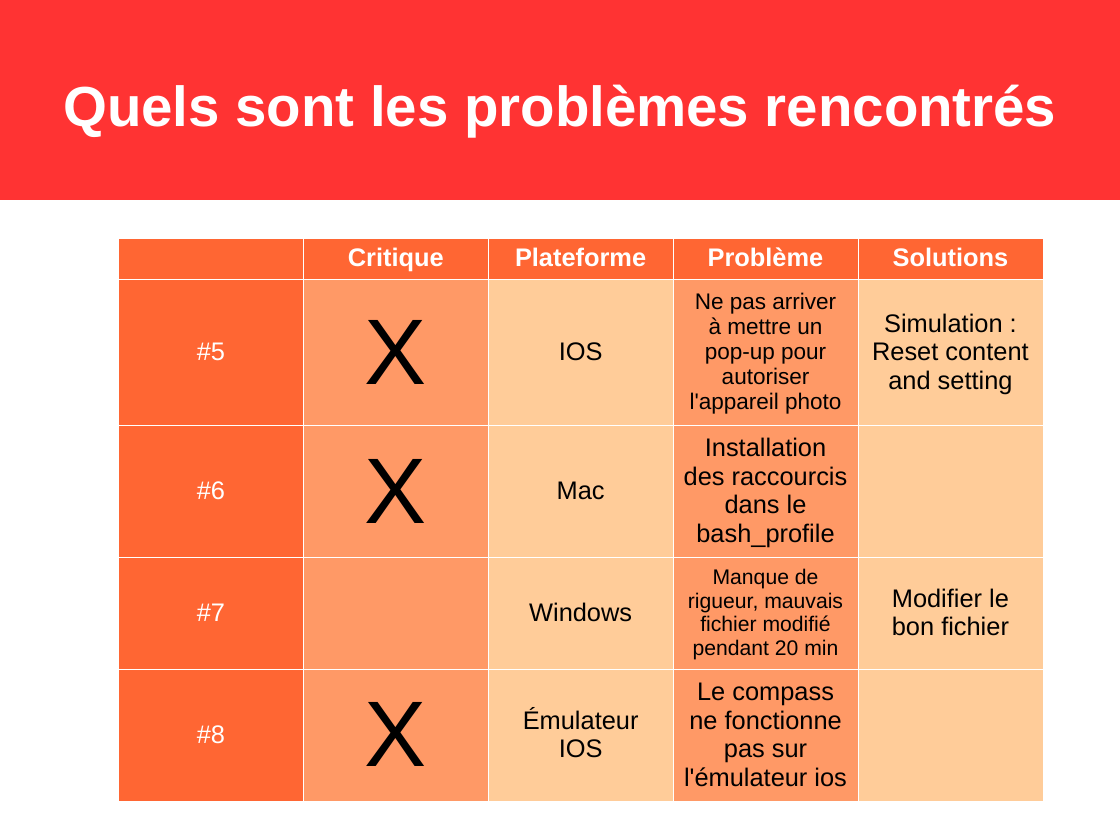
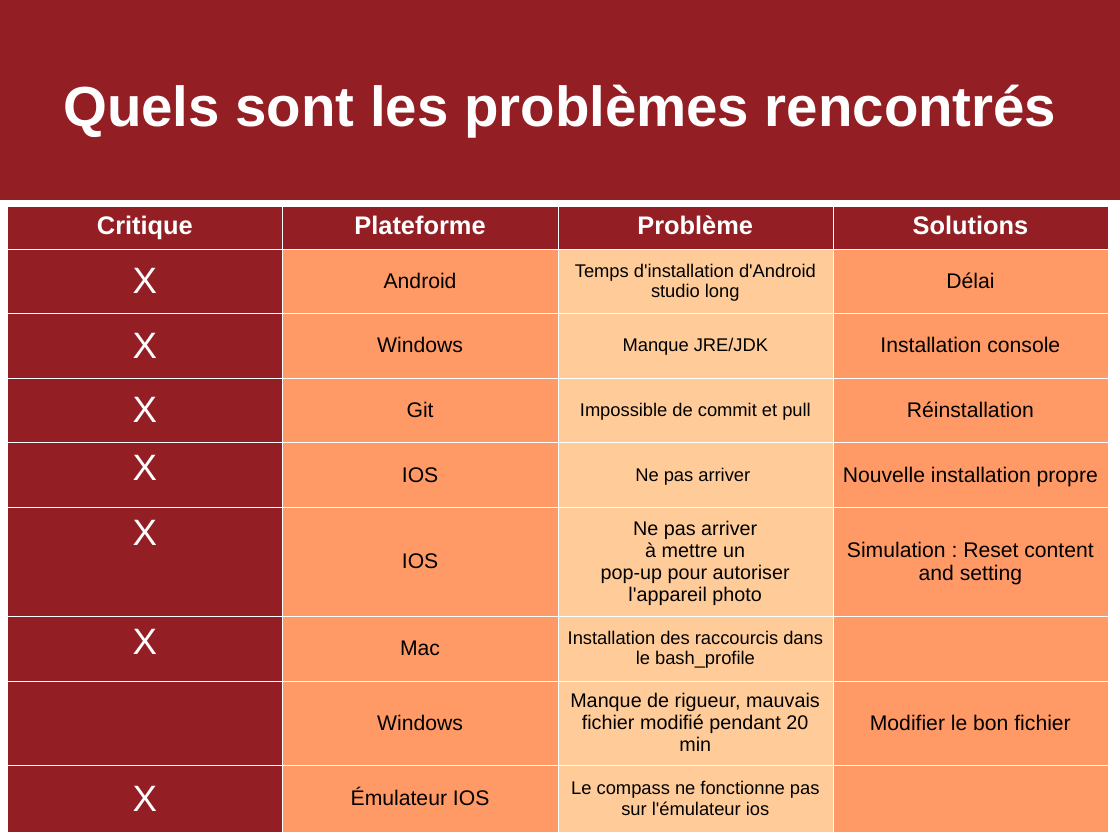
Before and after one commit to psykocatisgod/iesa2016-a3-mobile-tano, a slide deck: slide 1 of sources/problems.odp (slide 2 before the commit). Drawn at 1120x840 pixels with LibreOffice and Linux fonts; fonts in the diff are those of the drawing. Boxes give left, top, right and bottom in pixels: in the first picture for what was removed or moved away, otherwise in the second. Text is boxed around its words. In the diff, an @@ line names an element or a change of style, - is before the commit and + after.

Commit message:
modification fichiers pdf

```diff
--- a/sources/problems.odp
+++ b/sources/problems.odp
@@ rectangle at [0,0,1120,200]: fill #FF3333 to #931F25; outline #FF3333 0 pt to #931F25 0 pt @@
@@ table at [7,206,1109,832] @@
- | Critique | Plateforme | Problème | Solutions
-#5 | X | IOS | Ne pas arriver / à mettre un / pop-up pour autoriser l'appareil photo | Simulation : Reset content and setting
-#6 | X | Mac | Installation des raccourcis dans le bash_profile | 
-#7 |  | Windows | Manque de rigueur, mauvais fichier modifié pendant 20 min | Modifier le bon fichier
-#8 | X | Émulateur IOS | Le compass ne fonctionne pas sur l'émulateur ios | 
+Critique | Plateforme | Problème | Solutions
+X | Android | Temps d'installation d'Android studio long | Délai
+X | Windows | Manque JRE/JDK | Installation console
+X | Git | Impossible de commit et pull | Réinstallation
+X | IOS | Ne pas arriver | Nouvelle installation propre
+X | IOS | Ne pas arriver / à mettre un / pop-up pour autoriser l'appareil photo | Simulation : Reset content and setting
+X | Mac | Installation des raccourcis dans le bash_profile | 
+ | Windows | Manque de rigueur, mauvais fichier modifié pendant 20 min | Modifier le bon fichier
+X | Émulateur IOS | Le compass ne fonctionne pas sur l'émulateur ios | 
@@ table: place and size @@
-table at [119,239,1044,791]
+table at [7,206,1109,832]
```
Also in this commit, not shown: 1 slide removed, 15 other files.
